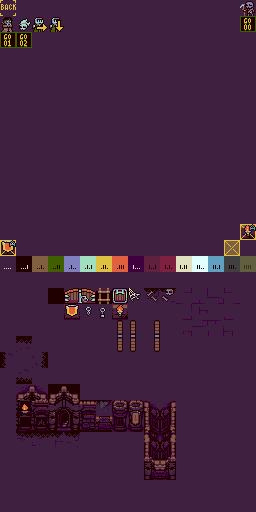
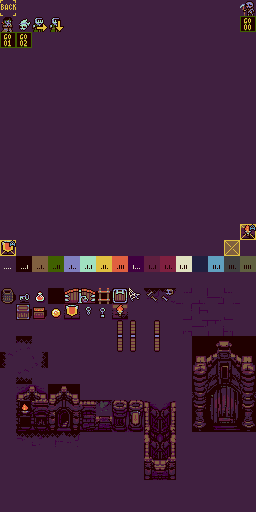
Revision of a layered w=256, h=512 image; what changed, layer by layer:
added layer "barrel" in group "tiles" over [1, 288, 16, 304]
added layer "crate" in group "tiles" over [16, 304, 32, 320]
added layer "small chest" in group "tiles" over [33, 307, 47, 320]
added layer "blue key" in group "tiles" over [19, 293, 30, 303]
added layer "red potion" in group "tiles" over [35, 291, 46, 303]
added layer "coin" in group "tiles" over [51, 308, 62, 319]
added layer "Layer 35" in group "tiles" over [192, 340, 256, 432]
added layer "Layer 34" in group "tiles" over [192, 336, 256, 373]
added layer "Layer 32" in group "tiles" over [192, 336, 256, 432]
added layer "Layer 33" above "palette" over [192, 256, 208, 272]
painted on "palette" over [192, 256, 251, 269]
